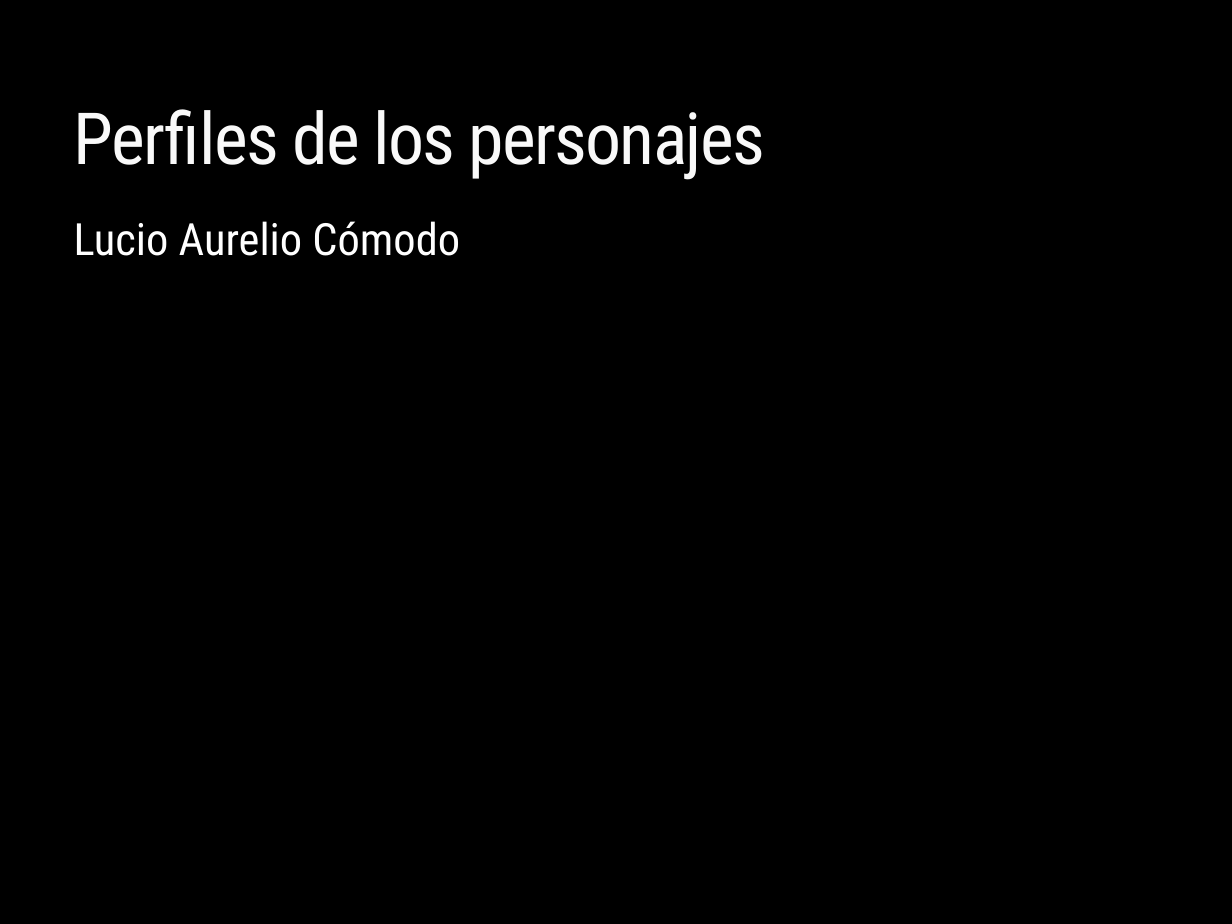
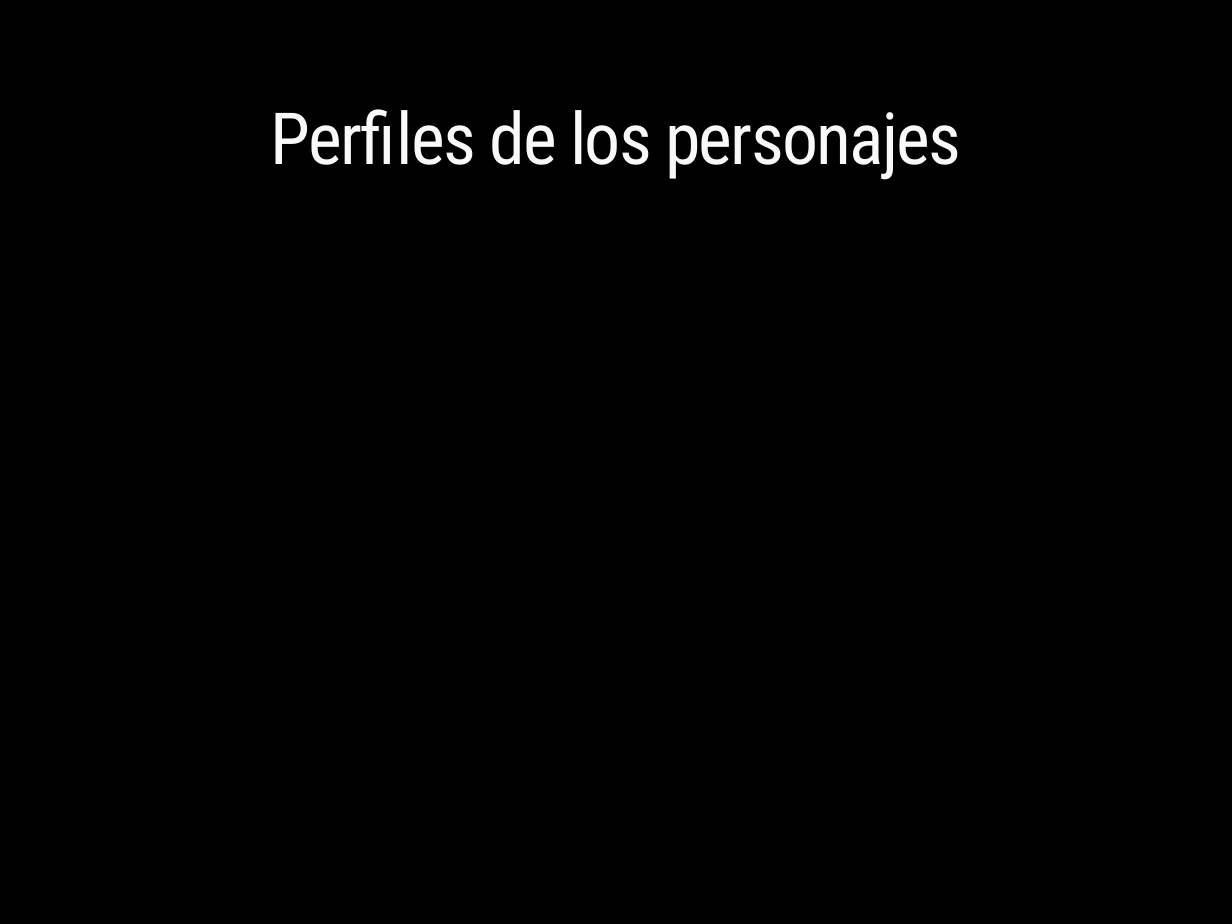
Before and after one commit to carlamadeo/proyectosfacultad, a slide deck: slide 5 of Administracion Gerencial/TP - Gladiator.pptx. Drawn at 1232x924 pixels with LibreOffice and Linux fonts; fonts in the diff are those of the drawing; background and template pictures are left out. Boxes give left, top, right and bottom in pixels: in the first picture for what was removed or moved away, otherwise in the second. Text is boxed around its words. In the diff, an @@ line names an element or a change of style, - is before the commit and + after.

```diff
--- a/Administracion Gerencial/TP - Gladiator.pptx
+++ b/Administracion Gerencial/TP - Gladiator.pptx
@@ title "Perfiles de los personajes" at box(270, 109, 962, 180): alignment left to centre @@
@@ text removed at box(74, 221, 460, 256) @@
-Lucio Aurelio Cómodo
```
Also in this commit, not shown: 2 other slides changed, 3 other files.
